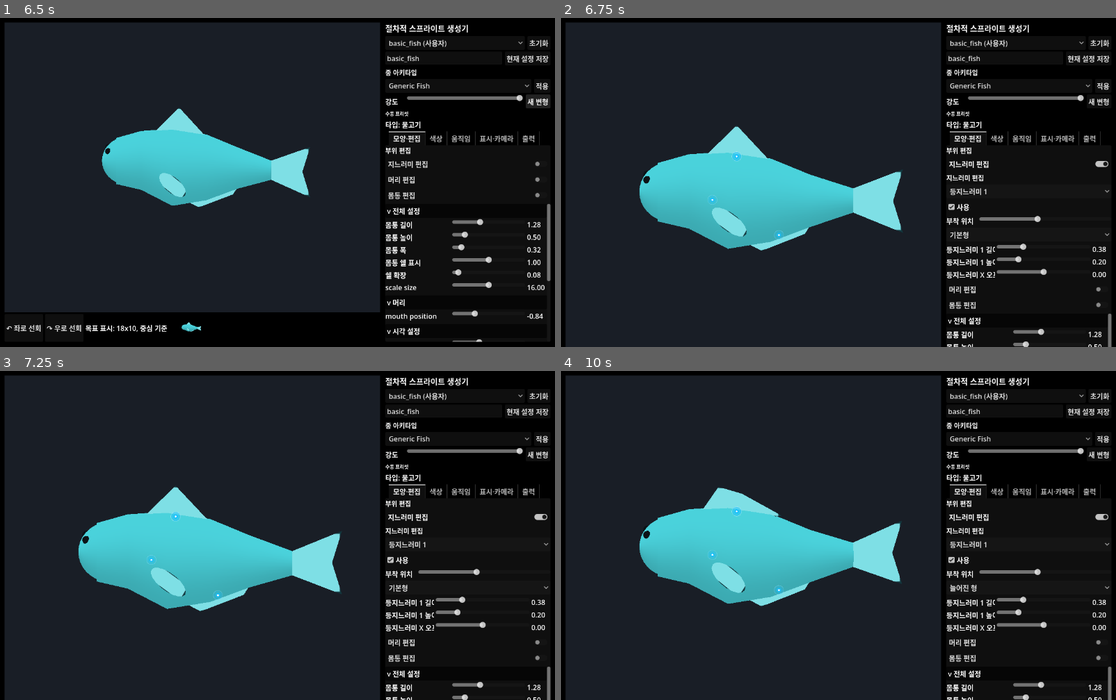
Above: before the commit, frames 1-4 (two rows, left to right).
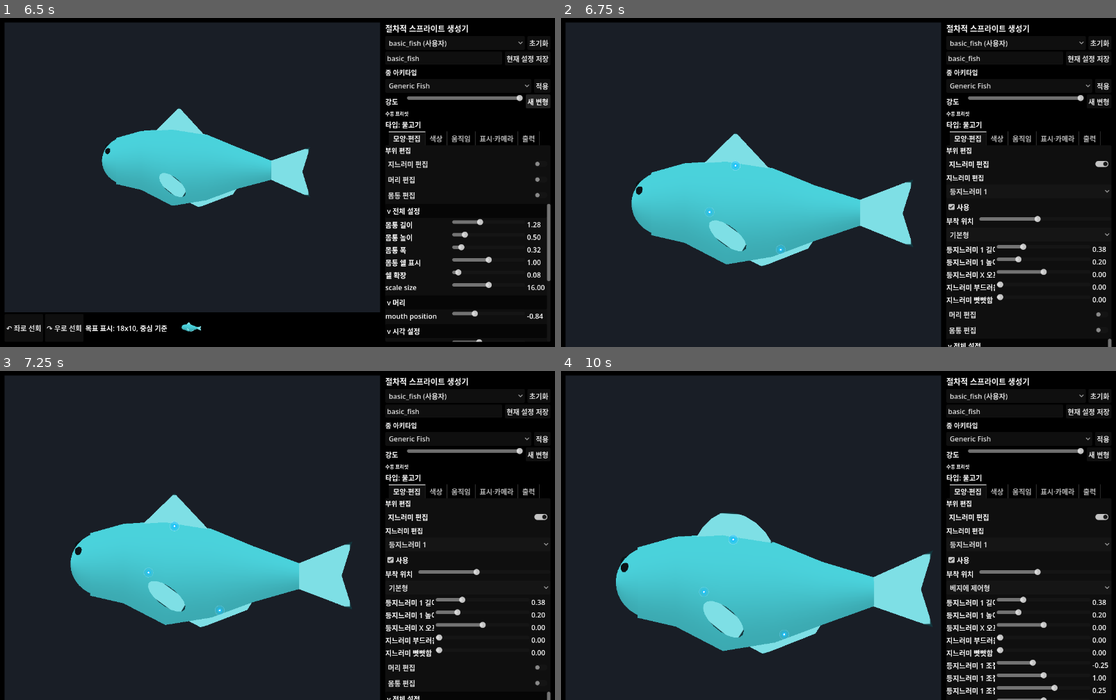
Above: after the commit, the same moments.

Repository: currywhaleshark/aquarium_sprite_mock-up_generator
Game: Godot game, scene res://scenes/Main.tscn
Same seed, same stepped clock (60 frames per second), same inputs: the game is played once before the commit and once after it.
Inputs:
- Up to frame 1 (6.5 s): click "현재 설정 저장" at 0.5 s; click "↶ 좌로 선회" at 1.25 s; click "↷ 우로 선회" at 2 s; click "basic_fish (사용자)" at 2.75 s; click "초기화" at 3.5 s; click "Generic Fish" at 4.25 s; click "적용" at 5 s; click "새 변형" at 5.75 s
- Up to frame 2 (6.75 s): click "지느러미 편집" at 6.5 s
- Up to frame 3 (7.25 s): no input
- Up to frame 4 (10 s): click "등지느러미 1" at 7.25 s; click "사용" at 8 s; click "기본형" at 8.75 s; click "머리 편집" at 9.5 s

Frame 1 is identical in both runs. In frame 2, 6.1% of the frame differs, in the area x 12-100%, y 32-100%; in frame 3, 6.3%; in frame 4, 17%, in the area x 9-100%, y 35-100%.

Commit message:
Add fin softness controls

Diff:
--- a/data/species_archetypes/angelfish.json
+++ b/data/species_archetypes/angelfish.json
@@ -35,7 +35,10 @@
 			"pelvic_height": 0.08,
 			"mouth_type": "terminal",
 			"forehead_slope": 0.58,
-			"head_shape": "steep_forehead"
+			"head_shape": "steep_forehead",
+			"fin_softness": 0.46,
+			"caudal_softness": 0.35,
+			"fin_rigidity": 0.15
 		},
 		"visual_profile": {
 			"base_color": "#d8d0b8",
--- a/data/species_archetypes/betta.json
+++ b/data/species_archetypes/betta.json
@@ -37,6 +37,9 @@
 			"fin_edge_width": 0.075,
 			"fin_ray_count": 14,
 			"fin_ray_strength": 0.55,
+			"fin_softness": 0.82,
+			"caudal_softness": 0.95,
+			"fin_rigidity": 0.0,
 			"fin_tip_color": "#f472b6",
 			"mouth_type": "terminal"
 		},
--- a/data/species_archetypes/corydoras.json
+++ b/data/species_archetypes/corydoras.json
@@ -33,7 +33,10 @@
 			"barbel_style": "cory",
 			"gill_mark": "plate",
 			"head_shape": "flattened",
-			"head_flattening": 0.35
+			"head_flattening": 0.35,
+			"fin_softness": 0.12,
+			"caudal_softness": 0.14,
+			"fin_rigidity": 0.55
 		},
 		"visual_profile": {
 			"base_color": "#a3a08a",
--- a/data/species_archetypes/discus.json
+++ b/data/species_archetypes/discus.json
@@ -31,7 +31,10 @@
 			"mouth_type": "terminal",
 			"fin_opacity": 0.72,
 			"fin_ray_count": 12,
-			"fin_ray_strength": 0.2
+			"fin_ray_strength": 0.2,
+			"fin_softness": 0.34,
+			"caudal_softness": 0.32,
+			"fin_rigidity": 0.2
 		},
 		"visual_profile": {
 			"base_color": "#06b6d4",
--- a/data/species_archetypes/eel_loach.json
+++ b/data/species_archetypes/eel_loach.json
@@ -32,7 +32,10 @@
 			"pelvic_enabled": 0.0,
 			"mouth_type": "inferior",
 			"mouth_detail": "downturned",
-			"barbel_style": "loach"
+			"barbel_style": "loach",
+			"fin_softness": 0.12,
+			"caudal_softness": 0.18,
+			"fin_rigidity": 0.35
 		},
 		"visual_profile": {
 			"base_color": "#f5d0a9",
--- a/data/species_archetypes/goldfish_oranda.json
+++ b/data/species_archetypes/goldfish_oranda.json
@@ -34,7 +34,10 @@
 			"fin_opacity": 0.78,
 			"fin_edge_color": "#ffedd5",
 			"fin_ray_count": 10,
-			"fin_ray_strength": 0.28
+			"fin_ray_strength": 0.28,
+			"fin_softness": 0.52,
+			"caudal_softness": 0.68,
+			"fin_rigidity": 0.1
 		},
 		"visual_profile": {
 			"base_color": "#f97316",
--- a/data/species_archetypes/guppy.json
+++ b/data/species_archetypes/guppy.json
@@ -31,7 +31,10 @@
 			"fin_edge_color": "#facc15",
 			"fin_tip_color": "#38bdf8",
 			"fin_ray_count": 9,
-			"fin_ray_strength": 0.24
+			"fin_ray_strength": 0.24,
+			"fin_softness": 0.58,
+			"caudal_softness": 0.74,
+			"fin_rigidity": 0.05
 		},
 		"visual_profile": {
 			"base_color": "#b5e48c",
--- a/data/species_archetypes/koi_carp.json
+++ b/data/species_archetypes/koi_carp.json
@@ -33,7 +33,10 @@
 			"gill_mark": "line",
 			"fin_opacity": 0.82,
 			"fin_ray_count": 10,
-			"fin_ray_strength": 0.22
+			"fin_ray_strength": 0.22,
+			"fin_softness": 0.24,
+			"caudal_softness": 0.3,
+			"fin_rigidity": 0.3
 		},
 		"visual_profile": {
 			"base_color": "#fff7ed",
--- a/data/species_archetypes/neon_tetra.json
+++ b/data/species_archetypes/neon_tetra.json
@@ -32,7 +32,10 @@
 			"pectoral_fin_size": 0.08,
 			"pelvic_enabled": 0.0,
 			"mouth_type": "terminal",
-			"snout_length": 0.02
+			"snout_length": 0.02,
+			"fin_softness": 0.18,
+			"caudal_softness": 0.2,
+			"fin_rigidity": 0.45
 		},
 		"visual_profile": {
 			"base_color": "#7d8f8f",
--- a/data/species_archetypes/puffer.json
+++ b/data/species_archetypes/puffer.json
@@ -31,7 +31,10 @@
 			"pectoral_fin_size": 0.1,
 			"eye_style": "tiny_puffer",
 			"mouth_detail": "beak",
-			"mouth_type": "terminal"
+			"mouth_type": "terminal",
+			"fin_softness": 0.28,
+			"caudal_softness": 0.22,
+			"fin_rigidity": 0.35
 		},
 		"visual_profile": {
 			"base_color": "#d9f99d",
--- a/scripts/creature/BodyProfile.gd
+++ b/scripts/creature/BodyProfile.gd
@@ -333,7 +333,8 @@
 		"head_ornament", "gill_mark", "barbel_style", "eye_style", "mouth_detail",
 		"fin_opacity", "fin_edge_color", "fin_edge_width", "fin_ray_count",
 		"fin_ray_strength", "fin_tip_color", "fin_gradient_color",
-		"fin_translucency", "fin_translucency_strength", "fin_tornness", "fin_trailing_threads"
+		"fin_translucency", "fin_translucency_strength", "fin_tornness", "fin_trailing_threads",
+		"fin_softness", "caudal_softness", "fin_rigidity"
 	])
 	updated["motion_profile"] = _pick(normalized_parameters, [
 		"swim_mode", "swim_speed", "global_sway_amount", "phase_delay", "tail_sway_multiplier",
--- a/scripts/creature/FishRig.gd
+++ b/scripts/creature/FishRig.gd
@@ -13,6 +13,8 @@
 var tail_pivot_1: Node3D
 var tail_pivot_2: Node3D
 var tail_fin_pivot: Node3D
+var tail_fin: MeshInstance3D
+var tail_fin_base_points := PackedVector3Array()
 var outer_shell: MeshInstance3D
 var shell_profile: Array[Vector3] = []
 var shell_center_y_offsets: Array[float] = []
@@ -64,6 +66,8 @@
 	pelvic_r = null
 	pectoral_l = null
 	pectoral_r = null
+	tail_fin = null
+	tail_fin_base_points = PackedVector3Array()
 	head_node = null
 	eye_l = null
 	eye_r = null
@@ -239,7 +243,8 @@
 	tail_fin_pivot.position = Vector3.ZERO
 	tail_pivot_2.add_child(tail_fin_pivot)
 
-	var tail_fin := PF.caudal_fin_shape("TailFin", String(parameters.get("caudal_shape", "forked_shallow")), tail_fin_size, tail_fin_size * param_float("caudal_height_scale", 0.72), fin_mat)
+	tail_fin_base_points = PF.caudal_fin_points(String(parameters.get("caudal_shape", "forked_shallow")), tail_fin_size, tail_fin_size * param_float("caudal_height_scale", 0.72))
+	tail_fin = PF.polygon_fin("TailFin", tail_fin_base_points, fin_mat)
 	tail_fin_pivot.add_child(tail_fin)
 	_update_body_ring_world_points()
 	if ring_editor_enabled or param_float("show_ring_guides", 0.0) > 0.5:
@@ -468,7 +473,9 @@
 	if tail_pivot_2:
 		tail_pivot_2.rotation_degrees.y = sin(loop_phase * TAU - param_float("phase_delay", 0.65) * 1.8) * global_sway * tail_multiplier * tail_stem_weight
 	if tail_fin_pivot:
-		tail_fin_pivot.rotation_degrees.y = sin(loop_phase * TAU - param_float("phase_delay", 0.65) * 2.4) * global_sway * tail_multiplier * tail_stem_weight * 1.25
+		var direct_tail_yaw := sin(loop_phase * TAU - param_float("phase_delay", 0.65) * 2.4) * global_sway * tail_multiplier * tail_stem_weight * 1.25
+		tail_fin_pivot.rotation_degrees.y = direct_tail_yaw
+		_animate_caudal_fin(loop_phase, direct_tail_yaw)
 	if pectoral_l:
 		pectoral_l.rotation_degrees = pectoral_l_base_rotation
 	if pectoral_r:
@@ -716,6 +723,40 @@
 	var tail_fin_yaw := sin(loop_phase * TAU - phase_delay * 2.4) * global_sway * tail_multiplier * tail_stem_weight * tail_extra_swing
 	tail_fin_pivot.position = Vector3.ZERO
 	tail_fin_pivot.rotation_degrees = Vector3(0.0, _soft_limit_yaw(tail_fin_yaw, tail_fin_yaw_limit), 0.0)
+	_animate_caudal_fin(loop_phase, tail_fin_yaw)
+
+func _animate_caudal_fin(loop_phase: float, tail_fin_yaw: float) -> void:
+	if tail_fin == null or tail_fin_base_points.is_empty():
+		return
+	var softness := _effective_caudal_softness()
+	if softness <= 0.001:
+		tail_fin.mesh = PF.build_polygon_fin_mesh(tail_fin_base_points)
+		return
+	var min_x := INF
+	var max_x := -INF
+	var max_abs_y := 0.001
+	for point in tail_fin_base_points:
+		min_x = minf(min_x, point.x)
+		max_x = maxf(max_x, point.x)
+		max_abs_y = maxf(max_abs_y, absf(point.y))
+	var x_span := maxf(max_x - min_x, 0.001)
+	var phase_delay := param_float("phase_delay", 0.65)
+	var tail_size := maxf(param_float("tail_fin_size", 0.46), 0.001)
+	var yaw_bias := clampf(tail_fin_yaw / maxf(param_float("tail_fin_yaw_limit", 42.0), 1.0), -1.0, 1.0)
+	var deformed := PackedVector3Array()
+	for point in tail_fin_base_points:
+		var tip_t := clampf((point.x - min_x) / x_span, 0.0, 1.0)
+		var membrane_weight := 0.45 + 0.55 * clampf(absf(point.y) / max_abs_y, 0.0, 1.0)
+		var lagged_wave := sin(loop_phase * TAU - phase_delay + tip_t * softness * 1.35)
+		var z := (lagged_wave * 0.16 + yaw_bias * 0.08) * tail_size * softness * pow(tip_t, 1.25) * membrane_weight
+		deformed.append(Vector3(point.x, point.y, z))
+	tail_fin.mesh = PF.build_polygon_fin_mesh(deformed)
+
+func _effective_caudal_softness() -> float:
+	var base_softness := clampf(param_float("fin_softness", 0.0), 0.0, 1.0)
+	var caudal_softness := clampf(float(parameters.get("caudal_softness", base_softness)), 0.0, 1.0)
+	var rigidity := clampf(param_float("fin_rigidity", 0.0), 0.0, 1.0)
+	return caudal_softness * (1.0 - rigidity)
 
 func _fin_follow_yaw(attach_t: float, yaws: PackedFloat32Array) -> float:
 	return _sample_animated_shell_yaw(attach_t, yaws) * param_float("fin_yaw_follow_strength", 0.25)
--- a/scripts/creature/PrimitiveFactory.gd
+++ b/scripts/creature/PrimitiveFactory.gd
@@ -247,7 +247,10 @@
 	return polygon_fin(name, points, material)
 
 static func caudal_fin_shape(name: String, shape: String, length: float, height: float, material: Material) -> MeshInstance3D:
-	return polygon_fin(name, _caudal_shape_points(shape, length, height), material)
+	return polygon_fin(name, caudal_fin_points(shape, length, height), material)
+
+static func caudal_fin_points(shape: String, length: float, height: float) -> PackedVector3Array:
+	return _caudal_shape_points(shape, length, height)
 
 static func polygon_fin(name: String, points: PackedVector3Array, material: Material) -> MeshInstance3D:
 	var node := MeshInstance3D.new()
--- a/scripts/tools/FinEditorModelTest.gd
+++ b/scripts/tools/FinEditorModelTest.gd
@@ -106,6 +106,35 @@
 	fish.apply_pose(0.5)
 	assert(absf(high_wave_tail.rotation_degrees.y) < 12.0)
 
+	var rigid_tail_parameters: Dictionary = fish.parameters.duplicate(true)
+	rigid_tail_parameters["caudal_shape"] = "halfmoon"
+	rigid_tail_parameters["tail_fin_size"] = 0.86
+	rigid_tail_parameters["caudal_height_scale"] = 1.2
+	rigid_tail_parameters["global_sway_amount"] = 18.0
+	rigid_tail_parameters["tail_sway_multiplier"] = 1.2
+	rigid_tail_parameters["tail_fin_extra_swing"] = 0.55
+	rigid_tail_parameters["fin_softness"] = 0.0
+	rigid_tail_parameters["caudal_softness"] = 0.0
+	rigid_tail_parameters["fin_rigidity"] = 1.0
+	fish.set_parameters(rigid_tail_parameters)
+	await get_tree().process_frame
+	var rigid_caudal := fish.get_node_or_null("BodyPivot/TailPivot1/TailPivot2/TailFinPivot/TailFin") as MeshInstance3D
+	fish.apply_pose(0.25)
+	var rigid_tail_z := _mesh_max_abs_z(rigid_caudal)
+	assert(rigid_tail_z < 0.001)
+
+	var soft_tail_parameters: Dictionary = rigid_tail_parameters.duplicate(true)
+	soft_tail_parameters["fin_softness"] = 0.85
+	soft_tail_parameters["caudal_softness"] = 1.0
+	soft_tail_parameters["fin_rigidity"] = 0.0
+	fish.set_parameters(soft_tail_parameters)
+	await get_tree().process_frame
+	var soft_caudal := fish.get_node_or_null("BodyPivot/TailPivot1/TailPivot2/TailFinPivot/TailFin") as MeshInstance3D
+	fish.apply_pose(0.25)
+	var soft_tail_z := _mesh_max_abs_z(soft_caudal)
+	assert(soft_tail_z > rigid_tail_z + 0.025)
+	assert(soft_tail_z < 0.28)
+
 	var eel_fin_parameters: Dictionary = fish.parameters.duplicate(true)
 	eel_fin_parameters["body_wave_amount"] = 50000.0
 	fish.set_parameters(eel_fin_parameters)
--- a/scripts/tools/FinEditorPanelTest.gd
+++ b/scripts/tools/FinEditorPanelTest.gd
@@ -20,13 +20,17 @@
 	panel.set_slot_shape("caudal", "thresher")
 	panel.set("selected_slot", "caudal")
 	panel.set_numeric_parameter("tail_fin_size", 0.62)
+	panel.set_numeric_parameter("caudal_softness", 0.78)
 	panel.set("selected_slot", "dorsal_1")
+	panel.set_numeric_parameter("fin_softness", 0.46)
 	panel.set_numeric_parameter("dorsal_1_height", 0.33)
 
 	assert(float(seen_parameters[0].get("dorsal_2_enabled", 0.0)) == 1.0)
 	assert(abs(float(seen_parameters[0].get("dorsal_2_attach_t", 0.0)) - 0.78) < 0.001)
 	assert(String(seen_parameters[0].get("caudal_shape", "")) == "thresher")
 	assert(abs(float(seen_parameters[0].get("tail_fin_size", 0.0)) - 0.62) < 0.001)
+	assert(abs(float(seen_parameters[0].get("caudal_softness", 0.0)) - 0.78) < 0.001)
+	assert(abs(float(seen_parameters[0].get("fin_softness", 0.0)) - 0.46) < 0.001)
 	assert(abs(float(seen_parameters[0].get("dorsal_1_height", 0.0)) - 0.33) < 0.001)
 
 	DirAccess.make_dir_recursive_absolute(ProjectSettings.globalize_path("res://exports/test_results"))
--- a/scripts/tools/FinMaterialTest.gd
+++ b/scripts/tools/FinMaterialTest.gd
@@ -86,7 +86,10 @@
 		"fin_gradient_color": "#334455",
 		"fin_translucency_strength": 0.37,
 		"fin_tornness": 0.21,
-		"fin_trailing_threads": 0.29
+		"fin_trailing_threads": 0.29,
+		"fin_softness": 0.58,
+		"caudal_softness": 0.82,
+		"fin_rigidity": 0.16
 	}
 	var split := BodyProfileScript.split_parameters_into_profiles(params, {"name": "fin_detail_round_trip"})
 	var fin_profile: Dictionary = split.get("fin_profile", {})
@@ -100,10 +103,14 @@
 	assert(abs(float(fin_profile.get("fin_translucency_strength", 0.0)) - 0.37) < 0.001)
 	assert(abs(float(fin_profile.get("fin_tornness", 0.0)) - 0.21) < 0.001)
 	assert(abs(float(fin_profile.get("fin_trailing_threads", 0.0)) - 0.29) < 0.001)
+	assert(abs(float(fin_profile.get("fin_softness", 0.0)) - 0.58) < 0.001)
+	assert(abs(float(fin_profile.get("caudal_softness", 0.0)) - 0.82) < 0.001)
+	assert(abs(float(fin_profile.get("fin_rigidity", 0.0)) - 0.16) < 0.001)
 	var rebuilt := BodyProfileScript.make_parameters_from_structured_preset(split)
 	assert(abs(float(rebuilt.get("fin_opacity", 0.0)) - 0.66) < 0.001)
 	assert(String(rebuilt.get("fin_edge_color", "")) == "#111222")
 	assert(abs(float(rebuilt.get("fin_translucency_strength", 0.0)) - 0.37) < 0.001)
+	assert(abs(float(rebuilt.get("caudal_softness", 0.0)) - 0.82) < 0.001)
 
 func _assert_mesh_has_uvs(mesh: Mesh) -> void:
 	assert(mesh != null)
--- a/scripts/tools/SpeciesArchetypeVisualSmokeTest.gd
+++ b/scripts/tools/SpeciesArchetypeVisualSmokeTest.gd
@@ -78,12 +78,15 @@
 		"betta":
 			assert(String(applied.get("caudal_shape", "")) == "halfmoon")
 			assert(float(applied.get("fin_ray_strength", 0.0)) > 0.4)
+			assert(float(applied.get("caudal_softness", 0.0)) > 0.8)
 		"goldfish_oranda":
 			assert(fish.get_node_or_null("BodyPivot/Head/HeadOrnament_wen") != null)
 			assert(String(applied.get("caudal_shape", "")) == "double_fan")
+			assert(float(applied.get("caudal_softness", 0.0)) > 0.55)
 		"corydoras":
 			assert(fish.get_node_or_null("BodyPivot/Head/BarbelCluster_cory") != null)
 			assert(String(applied.get("mouth_type", "")) == "inferior")
+			assert(float(applied.get("fin_rigidity", 0.0)) > 0.4)
 		"puffer":
 			assert(String(applied.get("body_profile_shape", "")) == "round_puffer")
 			assert(String(applied.get("eye_style", "")) == "tiny_puffer")
--- a/scripts/ui/FinEditorPanel.gd
+++ b/scripts/ui/FinEditorPanel.gd
@@ -33,7 +33,9 @@
 	"dorsal_1": {
 		"dorsal_1_length": {"min": 0.08, "max": 1.2, "step": 0.005, "fallback": 0.42},
 		"dorsal_1_height": {"min": 0.04, "max": 0.8, "step": 0.005, "fallback_key": "dorsal_fin_size", "fallback": 0.28},
-		"dorsal_fin_offset_x": {"min": -0.55, "max": 0.55, "step": 0.005, "fallback": 0.0}
+		"dorsal_fin_offset_x": {"min": -0.55, "max": 0.55, "step": 0.005, "fallback": 0.0},
+		"fin_softness": {"min": 0.0, "max": 1.0, "step": 0.01, "fallback": 0.0},
+		"fin_rigidity": {"min": 0.0, "max": 1.0, "step": 0.01, "fallback": 0.0}
 	},
 	"dorsal_2": {
 		"dorsal_2_length": {"min": 0.08, "max": 1.2, "step": 0.005, "fallback": 0.34},
@@ -54,7 +56,10 @@
 	},
 	"caudal": {
 		"tail_fin_size": {"min": 0.08, "max": 1.2, "step": 0.005, "fallback": 0.46},
-		"caudal_height_scale": {"min": 0.2, "max": 1.8, "step": 0.005, "fallback": 0.72}
+		"caudal_height_scale": {"min": 0.2, "max": 1.8, "step": 0.005, "fallback": 0.72},
+		"caudal_softness": {"min": 0.0, "max": 1.0, "step": 0.01, "fallback_key": "fin_softness", "fallback": 0.0},
+		"fin_softness": {"min": 0.0, "max": 1.0, "step": 0.01, "fallback": 0.0},
+		"fin_rigidity": {"min": 0.0, "max": 1.0, "step": 0.01, "fallback": 0.0}
 	}
 }
 
--- a/scripts/ui/UiText.gd
+++ b/scripts/ui/UiText.gd
@@ -151,6 +151,9 @@
 	"tail_height": "꼬리 높이",
 	"tail_fin_size": "꼬리지느러미 크기",
 	"caudal_height_scale": "꼬리지느러미 높이",
+	"fin_softness": "지느러미 부드러움",
+	"caudal_softness": "꼬리지느러미 부드러움",
+	"fin_rigidity": "지느러미 빳빳함",
 	"dorsal_1_length": "등지느러미 1 길이",
 	"dorsal_1_height": "등지느러미 1 높이",
 	"dorsal_2_length": "등지느러미 2 길이",
